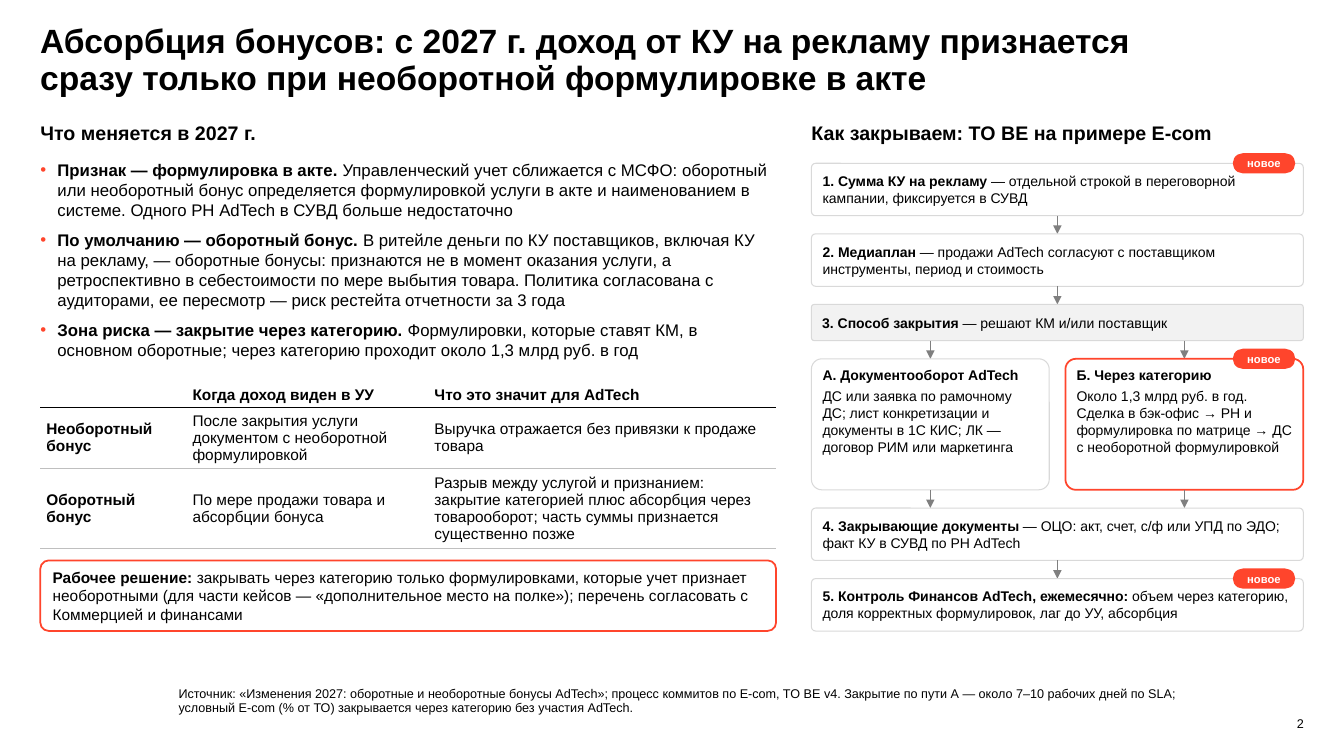
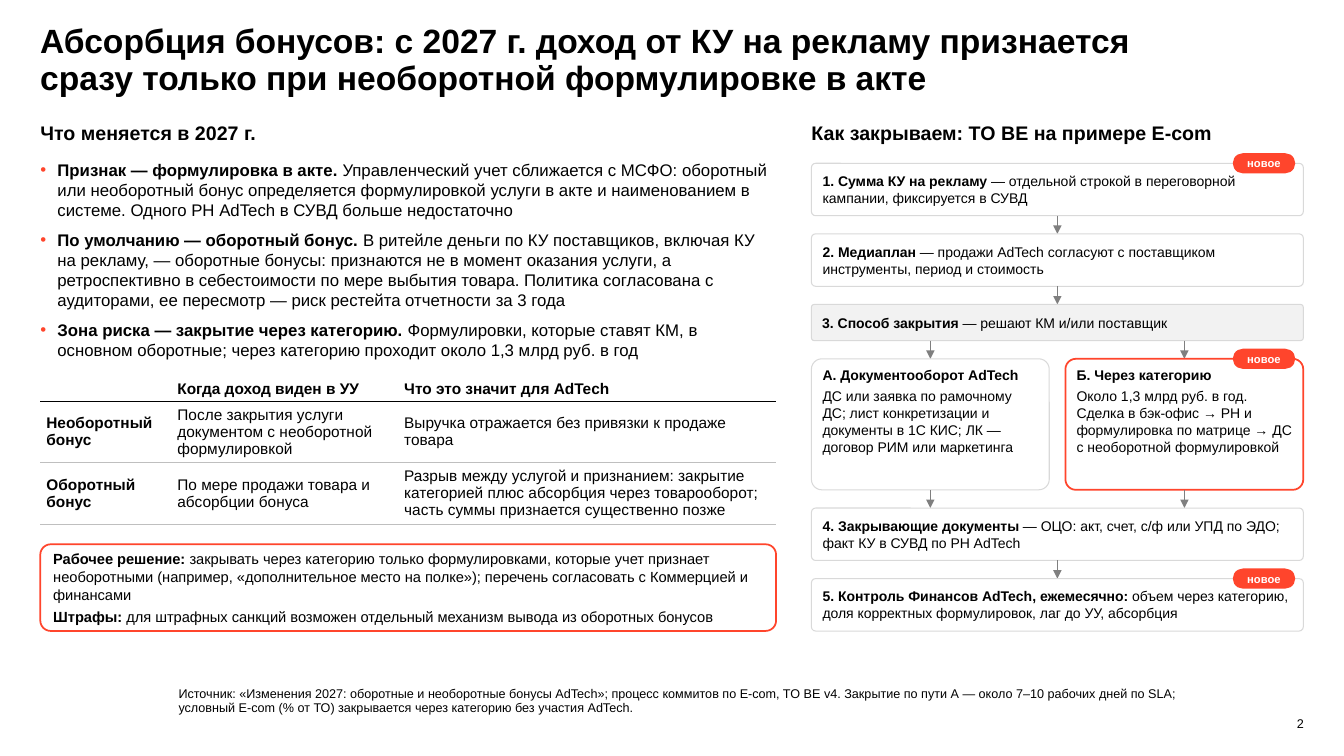
Before and after one commit to DenisMagnit/1, a slide deck: slide 2 of AdTech_КУ_2027_логика_драфт.pptx. Drawn at 1344x756 pixels with LibreOffice and Linux fonts; fonts in the diff are those of the drawing; background and template pictures are left out. Boxes give left, top, right and bottom in pixels: in the first picture for what was removed or moved away, otherwise in the second. Text is boxed around its words. In the diff, an @@ line names an element or a change of style, - is before the commit and + after.

```diff
--- a/AdTech_КУ_2027_логика_драфт.pptx
+++ b/AdTech_КУ_2027_логика_драфт.pptx
@@ table: place and size @@
-table at bbox=[40, 375, 776, 547]
+table at bbox=[40, 369, 776, 523]
@@ rounded rectangle "Рабочее решение: закрывать через категорию ...": place and size @@
-rounded rectangle "Рабочее решение: закрывать через категорию ..." at bbox=[40, 561, 776, 631]
+rounded rectangle "Рабочее решение: закрывать через категорию ..." at bbox=[40, 544, 776, 631]
@@ text in rounded rectangle at bbox=[53, 553, 748, 625]: text changed; size 11 to 10.5 pt @@
-Рабочее решение: закрывать через категорию только формулировками, которые учет признает необоротными (для части кейсов — «дополнительное место на полке»); перечень согласовать с Коммерцией и финансами
+Рабочее решение: закрывать через категорию только формулировками, которые учет признает необоротными (например, «дополнительное место на полке»); перечень согласовать с Коммерцией и финансами
+Штрафы: для штрафных санкций возможен отдельный механизм вывода из оборотных бонусов
```
Also in this commit, not shown: 1 other slide changed.
